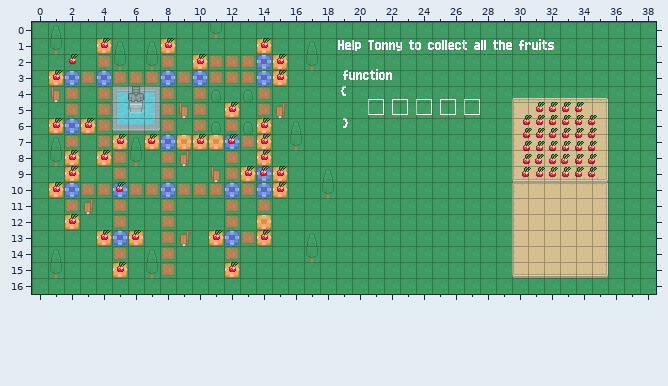
Level history. Tiled map: games/final/maps/nine.tmx. The first picture shows the starting point.
Cells are 16x16 px. Shown: x 0..38, y 0..16.
And afterwards:
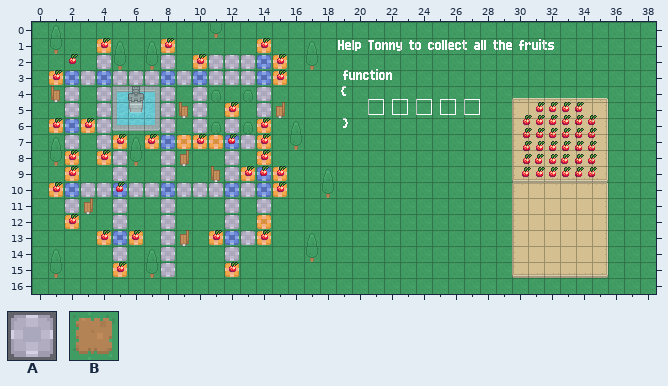
Key: from "functionsTextTiles": A 878; from "roguelikeCity": B 1012.
_ is an empty cell.
Edits made:
{"where": "layer \"path\""}
{"y":2,"x":4,"old":"B","new":"A"}
{"y":2,"x":8,"old":"B","new":"A"}
{"y":2,"x":11,"old":"BBB","new":"AAA"}
{"y":3,"x":3,"old":"B","new":"A"}
{"y":3,"x":5,"old":"BBB","new":"AAA"}
{"y":3,"x":9,"old":"B","new":"A"}
{"y":3,"x":11,"old":"BBB","new":"AAA"}
{"y":4,"x":2,"old":"B","new":"A"}
{"y":4,"x":4,"old":"B","new":"A"}
{"y":4,"x":8,"old":"B","new":"A"}
{"y":4,"x":10,"old":"B","new":"A"}
{"y":4,"x":14,"old":"B","new":"A"}
{"y":5,"x":2,"old":"B","new":"A"}
{"y":5,"x":4,"old":"B","new":"A"}
{"y":5,"x":8,"old":"B","new":"A"}
{"y":5,"x":10,"old":"B","new":"A"}
{"y":5,"x":14,"old":"B","new":"A"}
{"y":6,"x":4,"old":"B","new":"A"}
{"y":6,"x":8,"old":"B","new":"A"}
{"y":6,"x":10,"old":"B","new":"A"}
{"y":6,"x":12,"old":"B","new":"A"}
{"y":7,"x":2,"old":"B","new":"A"}
{"y":7,"x":4,"old":"B","new":"A"}
{"y":7,"x":13,"old":"B","new":"A"}
{"y":8,"x":5,"old":"B","new":"A"}
{"y":8,"x":8,"old":"B","new":"A"}
{"y":8,"x":12,"old":"B","new":"A"}
{"y":9,"x":5,"old":"B","new":"A"}
{"y":9,"x":8,"old":"B","new":"A"}
{"y":9,"x":12,"old":"B","new":"A"}
{"y":10,"x":3,"old":"BB","new":"AA"}
{"y":10,"x":6,"old":"BB","new":"AA"}
{"y":10,"x":9,"old":"BBB","new":"AAA"}
{"y":10,"x":13,"old":"B","new":"A"}
{"y":11,"x":2,"old":"B","new":"A"}
{"y":11,"x":5,"old":"B","new":"A"}
{"y":11,"x":8,"old":"B","new":"A"}
{"y":11,"x":12,"old":"B","new":"A"}
{"y":11,"x":14,"old":"B","new":"A"}
{"y":12,"x":5,"old":"B","new":"A"}
{"y":12,"x":8,"old":"B","new":"A"}
{"y":12,"x":12,"old":"B","new":"A"}
{"y":13,"x":8,"old":"B","new":"A"}
{"y":13,"x":13,"old":"B","new":"A"}
{"y":14,"x":5,"old":"B","new":"A"}
{"y":14,"x":8,"old":"B","new":"A"}
{"y":14,"x":12,"old":"B","new":"A"}
{"y":15,"x":8,"old":"B","new":"A"}
{"label":"changed","picture_box":[65,55,271,277]}
